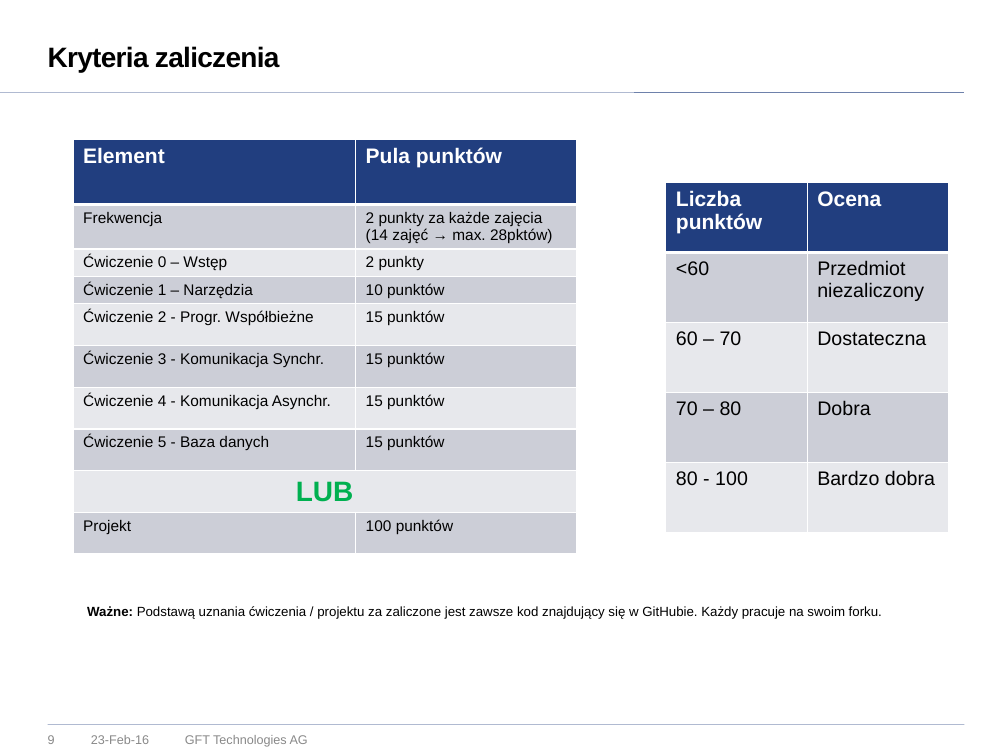
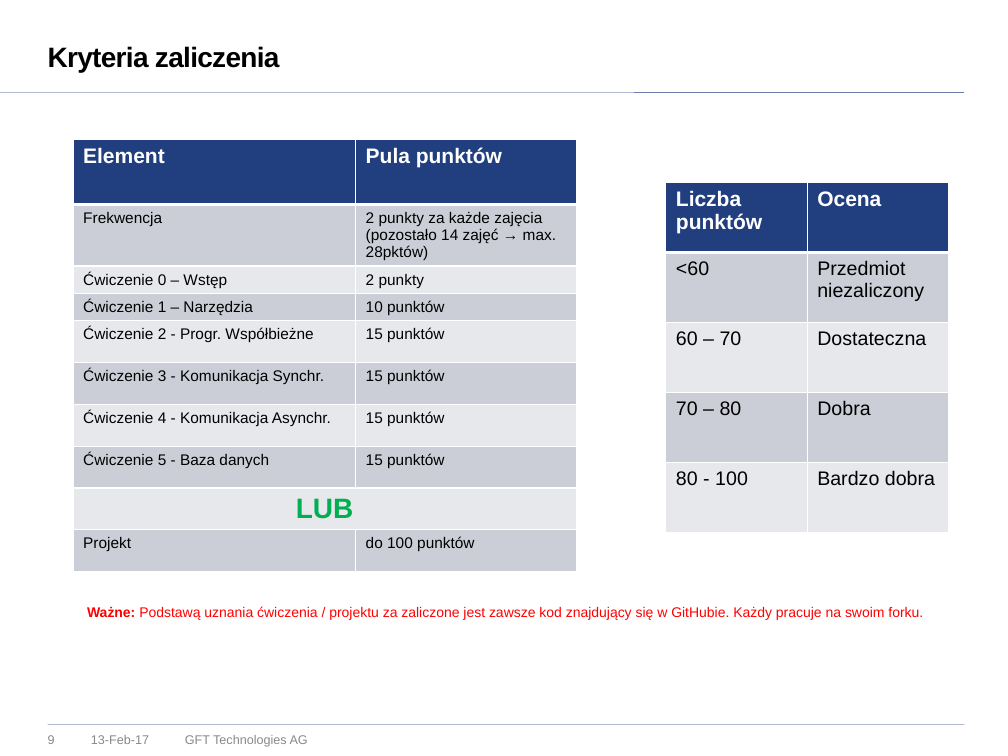
Before and after one commit to vego1mar/exercise0, a slide deck: slide 9 of WDSR - zarys programu.pptx. Drawn at 1008x756 pixels with LibreOffice and Linux fonts; fonts in the diff are those of the drawing; background and template pictures are left out. Boxes give left, top, right and bottom in pixels: in the first picture for what was removed or moved away, otherwise in the second. Text is boxed around its words. In the diff, an @@ line names an element or a change of style, - is before the commit and + after.

```diff
--- a/WDSR - zarys programu.pptx
+++ b/WDSR - zarys programu.pptx
@@ table at <box>74,140,577,581</box> @@
-row 2, column 2: 2 punkty za każde zajęcia / (14 zajęć → max. 28pktów)
+row 2, column 2: 2 punkty za każde zajęcia / (pozostało 14 zajęć → max. 28pktów)
-row 10, column 2: 100 punktów
+row 10, column 2: do 100 punktów
@@ text "Ważne: Podstawą uznania ćwiczenia / ..." at <box>87,606,923,620</box>: size 9.5 to 10 pt, text colour #000000 to #FF0000 @@
@@ text at <box>91,735,149,744</box>: text changed @@
-23-Feb-16
+13-Feb-17
```
Also in this commit, not shown: 11 other slides changed, 2 slides added.
